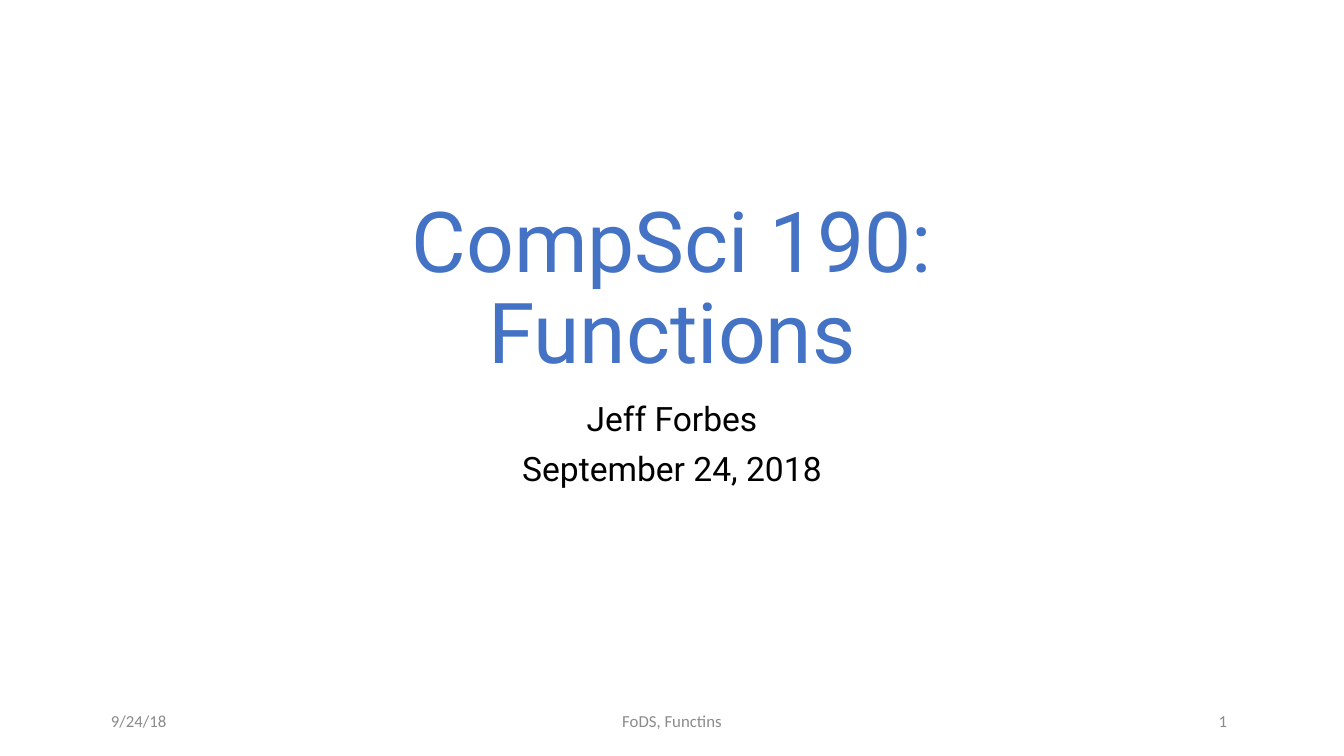
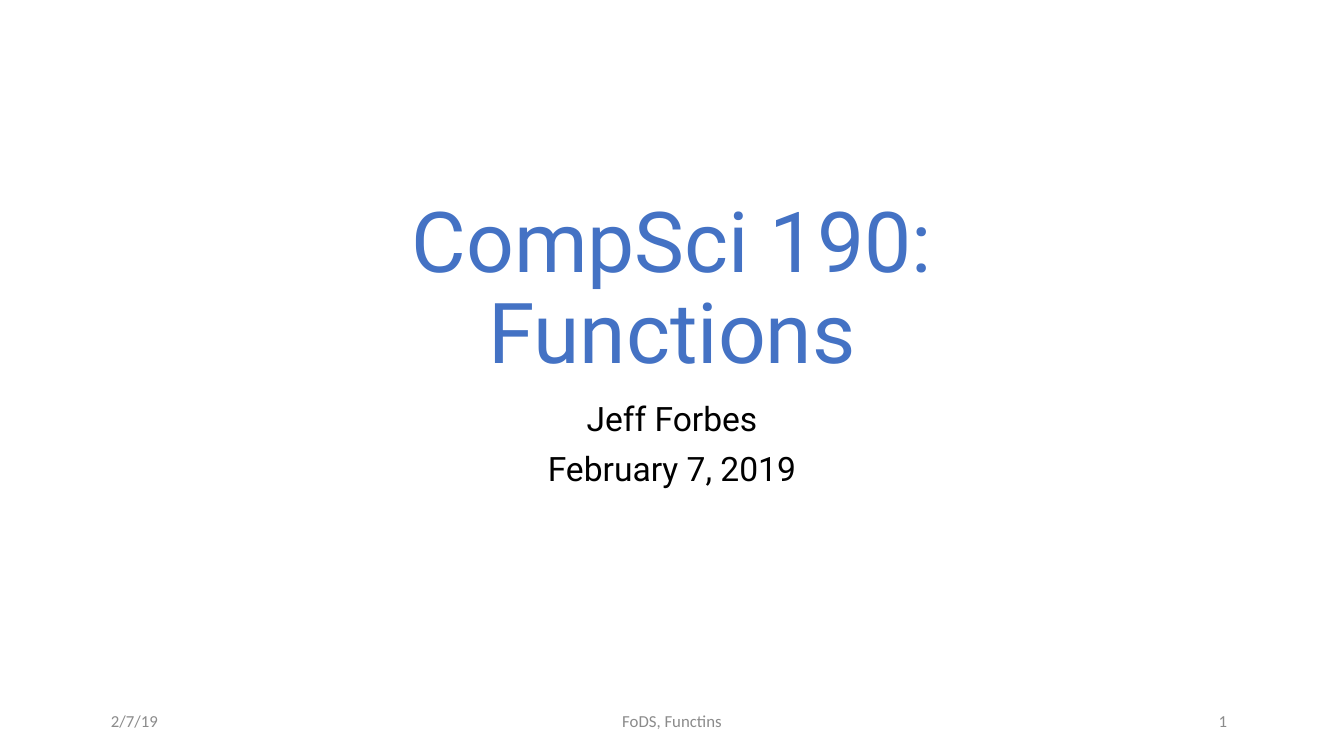
Before and after one commit to DukeCS/FoDS-s19, a slide deck: slide 1 of lec/05-func.pptx. Drawn at 1344x756 pixels with LibreOffice and Linux fonts; fonts in the diff are those of the drawing. Boxes give left, top, right and bottom in pixels: in the first picture for what was removed or moved away, otherwise in the second. Text is boxed around its words. In the diff, an @@ line names an element or a change of style, - is before the commit and + after.

Commit message:
Updating lecture slides

```diff
--- a/lec/05-func.pptx
+++ b/lec/05-func.pptx
@@ subtitle at (548,455,796,488): text changed @@
-September 24, 2018
+February 7, 2019
@@ text at (111,715,158,728): text changed @@
-9/24/18
+2/7/19
```
Also in this commit, not shown: 5 slides added, 25 other files.
